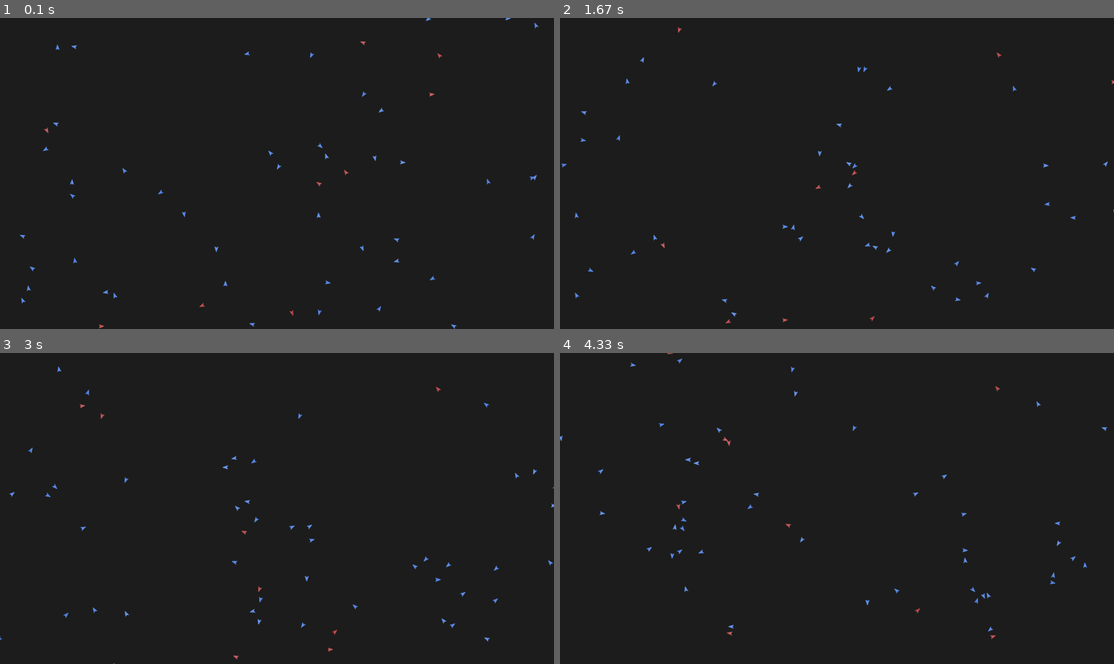
Above: before the commit, frames 1-4 (two rows, left to right).
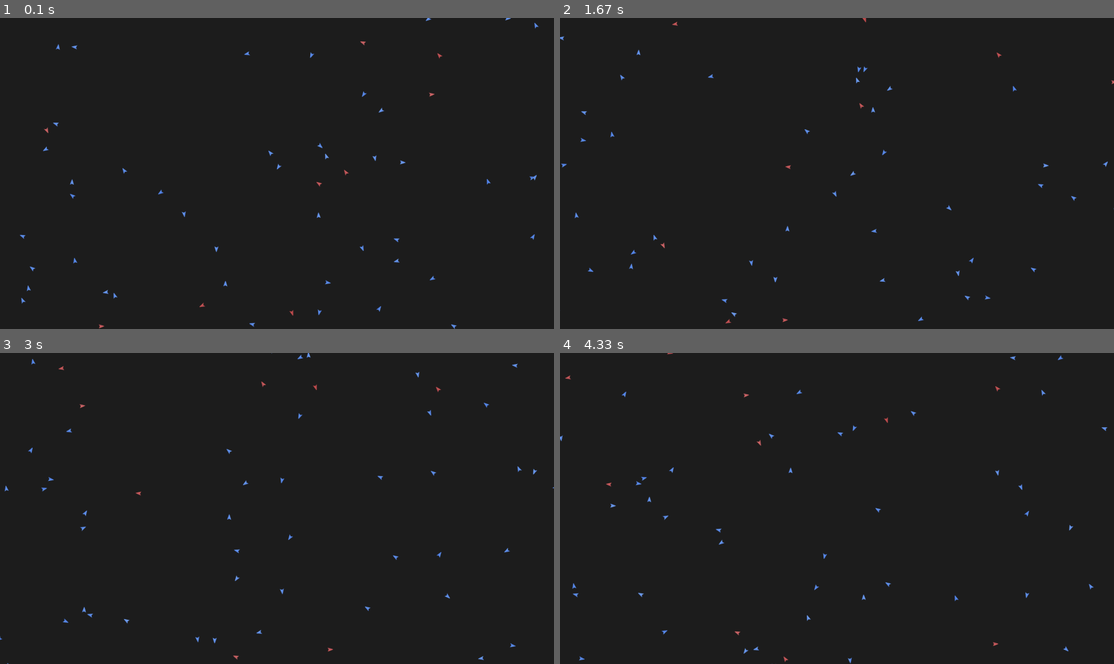
Above: after the commit, the same moments.

Repository: hadook/pygame-boids
Game: pygame game, started from src/app.py
The game is run twice, just before and just after one commit, with the same random seed, the same clock (stepped at 60 frames per second) and the same inputs.
Inputs (mouse positions are in pixels of both pictures, inside the frame that each line leads up to):
- Up to frame 1 (0.1 s): no input
- Up to frame 2 (1.67 s): click (837, 173) at 0.38 s; click (892, 241) at 0.72 s; click (1041, 282) at 1.05 s; click (704, 111) at 1.38 s
- Up to frame 3 (3 s): click (277, 545) at 1.72 s; click (199, 443) at 2.05 s; click (470, 589) at 2.38 s; click (94, 539) at 2.72 s
- Up to frame 4 (4.33 s): click (676, 449) at 3.05 s; click (681, 542) at 3.38 s; click (1036, 580) at 3.72 s; click (670, 623) at 4.05 s

The runs differ from the first frame. In frame 1, less than 0.1% of the frame differs, in the area x 10-14%, y 8-11%; in frame 2, 0.5%; in frame 3, 0.7%; in frame 4, 0.8%, in the area x 0-97%, y 0-100%.

Commit message:
Added separate behaviour to Boid class.

Diff:
--- a/src/boid.py
+++ b/src/boid.py
@@ -1,5 +1,5 @@
+from random import triangular
 import pygame
-from random import triangular
 from config import Canvas
 from vector import Vector
 
@@ -9,7 +9,7 @@
 
     max_force = 0.1
     max_speed = 4
-    orientation = 300
+    orientation = 100
 
     def __init__(self, color=pygame.Color('cornflowerblue')):
         super().__init__()
@@ -45,8 +45,19 @@
         if self.position.y > Canvas.height + Canvas.margin:
             self.position.y = 0 - Canvas.margin
 
-    def seek(self, target: Vector):
+    def seek(self, target):
         if (target - self.position).magnitude() < self.orientation:
             desired_velocity = (target - self.position).normalize() * self.max_speed
             steering = (desired_velocity - self.velocity).truncate(self.max_force)
             self.velocity = (self.velocity + steering).truncate(self.max_speed)
+
+    def separate(self, boids):
+        steering = Vector()
+        for other in boids:
+            v = self.position - other.position
+            if 0 < v.magnitude() < self.orientation:
+                repulsion = v.normalize() * (1 / v.magnitude_squared())
+                steering += repulsion
+        if steering.magnitude() > 0:
+            steering = steering.normalize() * self.max_force
+            self.velocity = (self.velocity + steering).truncate(self.max_speed)
